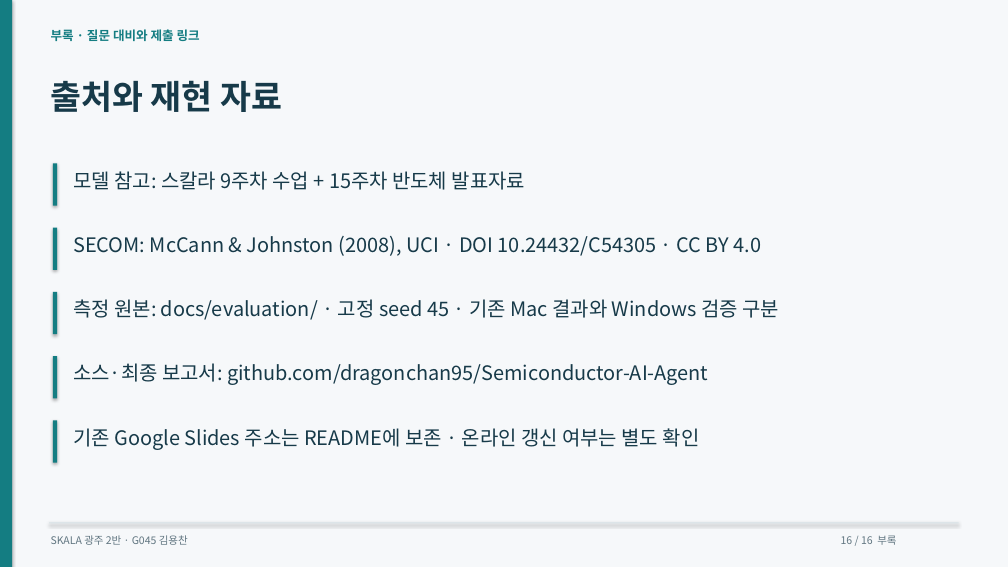
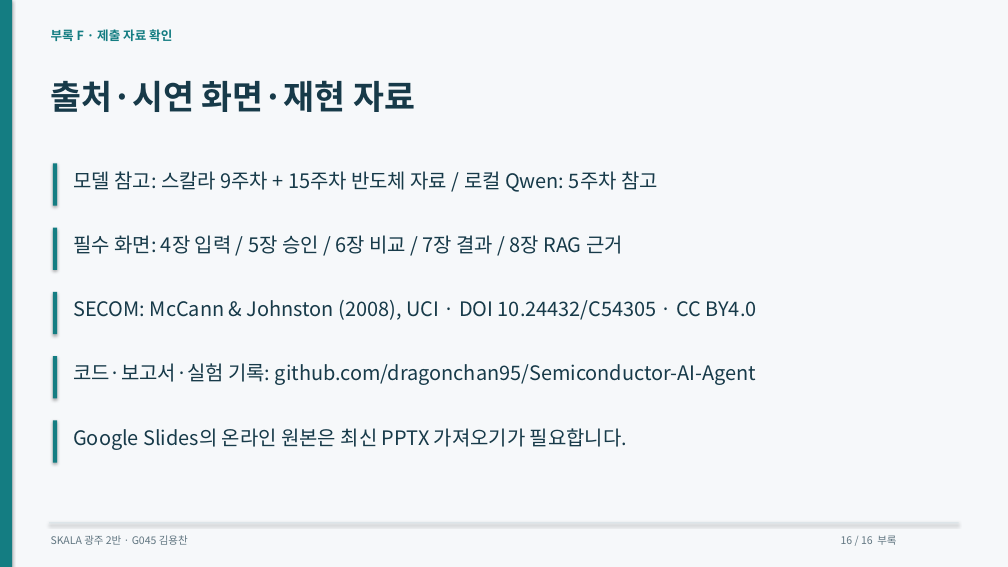
Before and after one commit to dragonchan95/Semiconductor-AI-Agent, a slide deck: slide 16 of docs/G045_Semiconductor_Agent.pptx. Drawn at 1008x567 pixels with LibreOffice and Linux fonts; fonts in the diff are those of the drawing. Boxes give left, top, right and bottom in pixels: in the first picture for what was removed or moved away, otherwise in the second. Text is boxed around its words. In the diff, an @@ line names an element or a change of style, - is before the commit and + after.

```diff
--- a/docs/G045_Semiconductor_Agent.pptx
+++ b/docs/G045_Semiconductor_Agent.pptx
@@ text at (x1=51, y1=27, x2=172, y2=44): text changed @@
-부록 · 질문 대비와 제출 링크
+부록 F · 제출 자료 확인
@@ text at (x1=51, y1=80, x2=415, y2=112): text changed @@
-출처와 재현 자료
+출처·시연 화면·재현 자료
@@ text at (x1=73, y1=171, x2=658, y2=192): text changed @@
-모델 참고: 스칼라 9주차 수업 + 15주차 반도체 발표자료
+모델 참고: 스칼라 9주차 + 15주차 반도체 자료 / 로컬 Qwen: 5주차 참고
@@ text at (x1=73, y1=235, x2=623, y2=254): text changed @@
-SECOM: McCann & Johnston (2008), UCI · DOI 10.24432/C54305 · CC BY 4.0
+필수 화면: 4장 입력 / 5장 승인 / 6장 비교 / 7장 결과 / 8장 RAG 근거
@@ text at (x1=73, y1=300, x2=757, y2=320): text changed @@
-측정 원본: docs/evaluation/ · 고정 seed 45 · 기존 Mac 결과와 Windows 검증 구분
+SECOM: McCann & Johnston (2008), UCI · DOI 10.24432/C54305 · CC BY4.0
@@ text at (x1=73, y1=363, x2=756, y2=385): text changed @@
-소스·최종 보고서: github.com/dragonchan95/Semiconductor-AI-Agent
+코드·보고서·실험 기록: github.com/dragonchan95/Semiconductor-AI-Agent
@@ text at (x1=73, y1=428, x2=627, y2=450): text changed @@
-기존 Google Slides 주소는 README에 보존 · 온라인 갱신 여부는 별도 확인
+Google Slides의 온라인 원본은 최신 PPTX 가져오기가 필요합니다.
```
Also in this commit, not shown: 14 other slides changed, 1 slide added, 1 slide removed, 17 other files.
